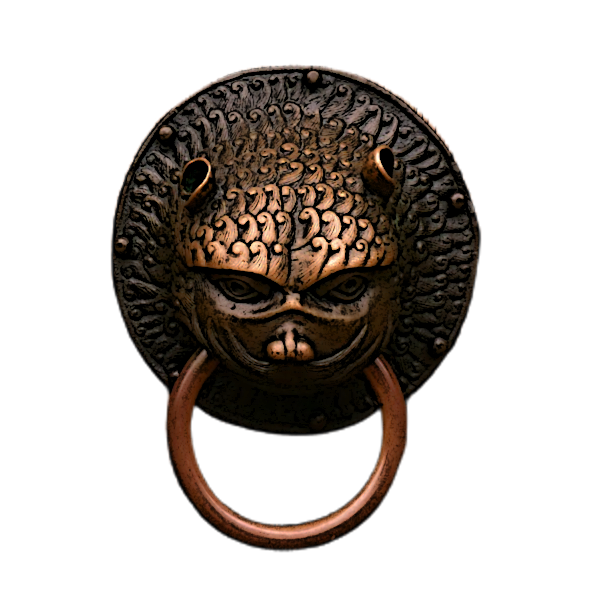
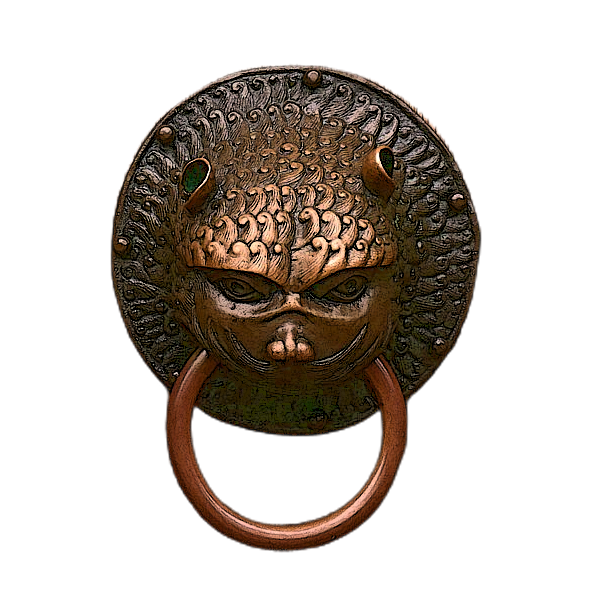
Comparing the layer stacks of the two 592×592 images. Changes:
removed layer "door-3013319_1280.jpg copy #2" over [110, 64, 482, 553]
added layer "color v1" above "color v1 src" over [110, 64, 482, 553]
